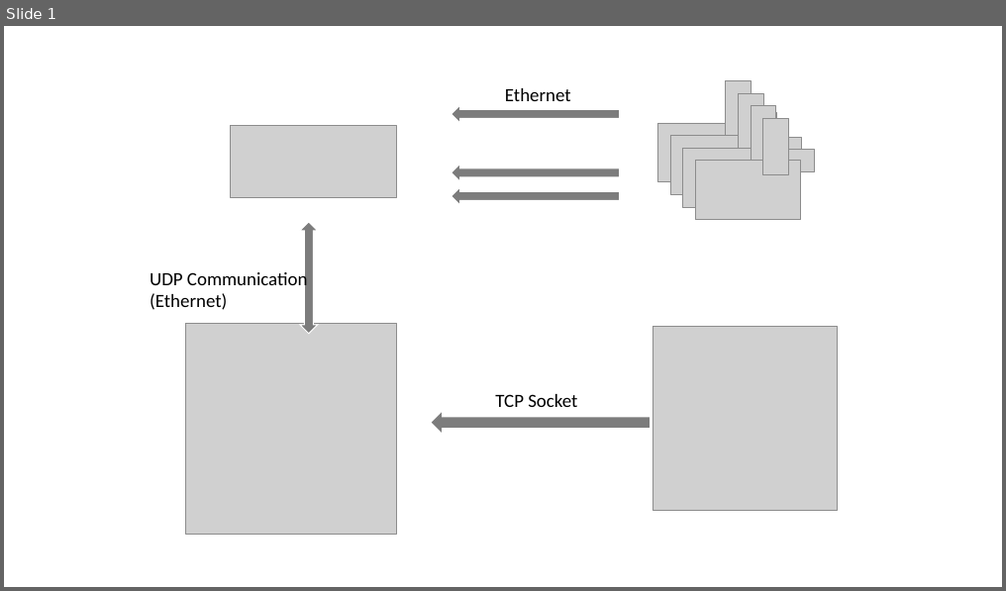
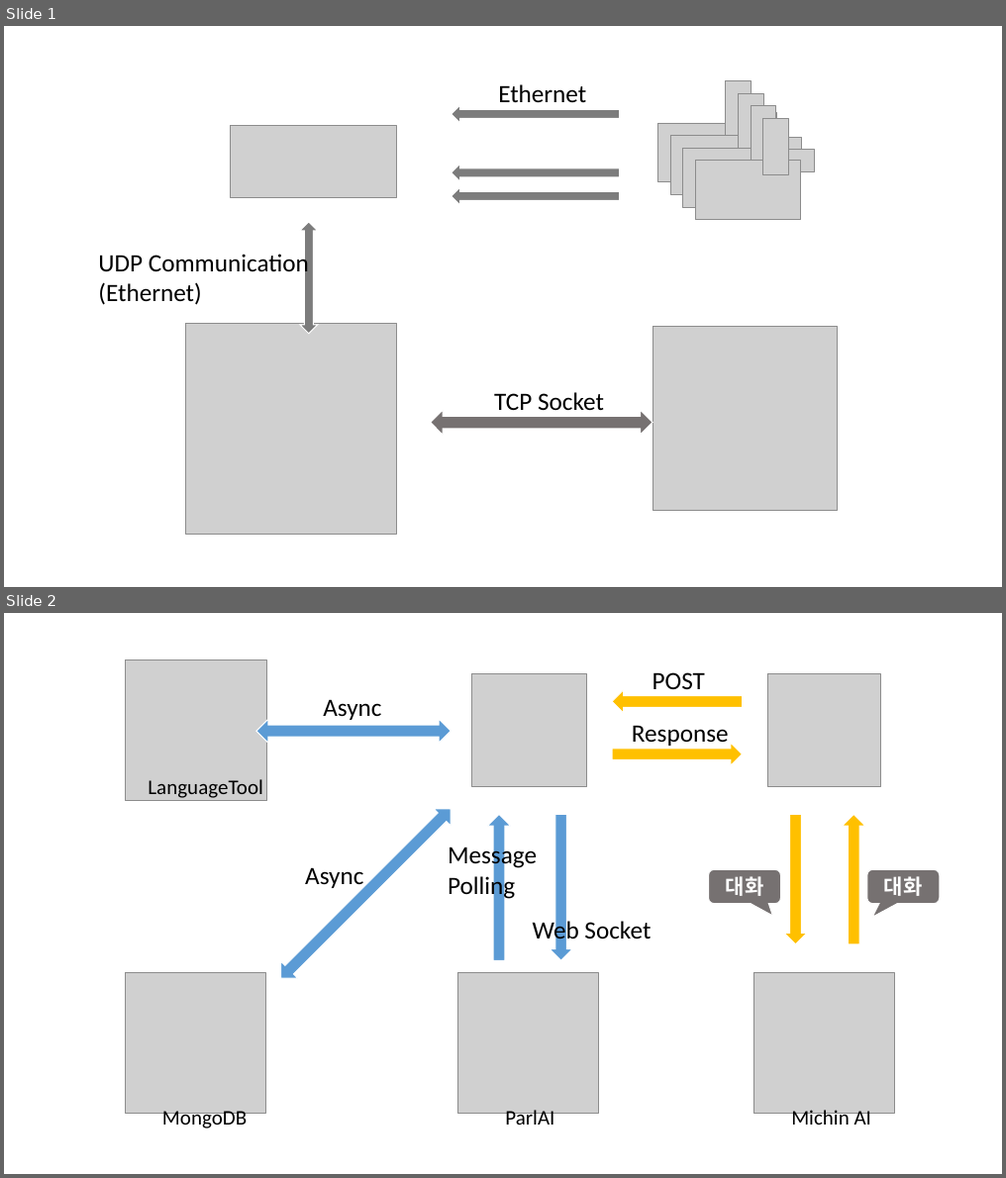
Before and after one commit to 1n9yun/1n9yun.github.io, a slide deck: ppts/architectures.pptx. Shown one above the other, each under a label of ours: slide 1 before the commit, slides 1 and 2 after it. The pictures are 1006x591 and 1006x1178 pixels, drawn with LibreOffice and Linux fonts; fonts in the diff are those of the drawing; grey boxes stand for pictures; background and template pictures are left out. Boxes give left, top, right and bottom in pixels: in the first picture for what was removed or moved away, otherwise in the second. Text is boxed around its words. In the diff, an @@ line names an element or a change of style, - is before the commit and + after.

Commit message:
add michin-ai architecture png

```diff
--- a/ppts/architectures.pptx
+++ b/ppts/architectures.pptx
@@ slide 2 added at (x1=4, y1=613, x2=1002, y2=1174), background #FFFFFF @@
@@ picture added at (x1=126, y1=661, x2=266, y2=801) @@
@@ text added at (x1=323, y1=699, x2=381, y2=720), 24 pt, text #000000 @@
+Async
@@ picture added at (x1=472, y1=673, x2=587, y2=786) @@
@@ up arrow added at (x1=612, y1=690, x2=743, y2=713), fill #FFC000, outline #FFFFFF 1 pt @@
@@ text added at (x1=652, y1=672, x2=705, y2=689), 24 pt, text #000000 @@
+POST
@@ picture added at (x1=767, y1=673, x2=880, y2=786) @@
@@ up down arrow added at (x1=256, y1=719, x2=450, y2=744), fill #5B9BD5, outline #FFFFFF 1 pt @@
@@ text added at (x1=632, y1=725, x2=729, y2=746), 24 pt, text #000000 @@
+Response
@@ up arrow added at (x1=612, y1=743, x2=743, y2=766), fill #FFC000, outline #FFFFFF 1 pt @@
@@ text added at (x1=148, y1=779, x2=263, y2=798), 20 pt, text #000000 @@
+LanguageTool
@@ up down arrow added at (x1=272, y1=801, x2=459, y2=987), fill #5B9BD5, outline #FFFFFF 1 pt @@
@@ up arrow added at (x1=487, y1=814, x2=511, y2=961), fill #5B9BD5, outline #FFFFFF 1 pt @@
@@ up arrow added at (x1=549, y1=814, x2=573, y2=961), fill #5B9BD5, outline #FFFFFF 1 pt @@
@@ up arrow added at (x1=784, y1=814, x2=807, y2=945), fill #FFC000, outline #FFFFFF 1 pt @@
@@ up arrow added at (x1=843, y1=814, x2=865, y2=945), fill #FFC000, outline #FFFFFF 1 pt @@
@@ text added at (x1=448, y1=844, x2=537, y2=900), 24 pt, text #000000 @@
+Message
+Polling
@@ text added at (x1=305, y1=867, x2=363, y2=891), 24 pt, text #000000 @@
+Async
@@ rounded speech box added at (x1=709, y1=869, x2=781, y2=904), fill #767171, outline #FFFFFF 1 pt, 20 pt, text #FFFFFF, bold @@
+대화
@@ rounded speech box added at (x1=867, y1=869, x2=940, y2=904), fill #767171, outline #FFFFFF 1 pt, 20 pt, text #FFFFFF, bold @@
+대화
@@ text added at (x1=533, y1=918, x2=650, y2=945), 24 pt, text #000000 @@
+Web Socket
@@ picture added at (x1=126, y1=973, x2=266, y2=1114) @@
@@ picture added at (x1=457, y1=973, x2=598, y2=1114) @@
@@ picture added at (x1=753, y1=973, x2=894, y2=1114) @@
@@ text added at (x1=162, y1=1111, x2=247, y2=1131), 20 pt, text #000000 @@
+MongoDB
@@ text added at (x1=505, y1=1110, x2=554, y2=1131), 20 pt, text #000000 @@
+ParlAI
@@ text added at (x1=791, y1=1110, x2=871, y2=1131), 20 pt, text #000000 @@
+Michin AI
@@ slide 1 changed as well @@
@@ size 18 to 24 pt in 3 elements at (x1=494, y1=392, x2=604, y2=410), (x1=498, y1=84, x2=586, y2=102), (x1=98, y1=251, x2=309, y2=305) @@
@@ text "UDP Communication" moved from (x1=150, y1=270, x2=307, y2=310) to (x1=98, y1=251, x2=309, y2=305) @@
@@ left arrow removed at (x1=431, y1=411, x2=650, y2=434) @@
@@ left right arrow added at (x1=431, y1=410, x2=653, y2=435), fill #767171, outline #FFFFFF 1 pt @@
```
Also in this commit, not shown: 3 other files.
